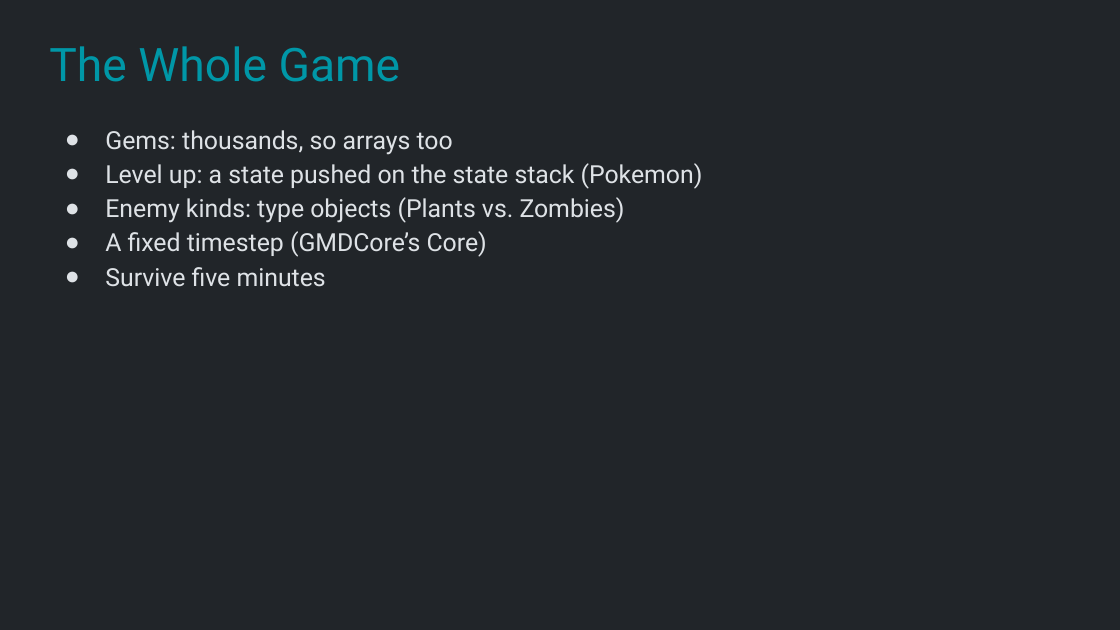
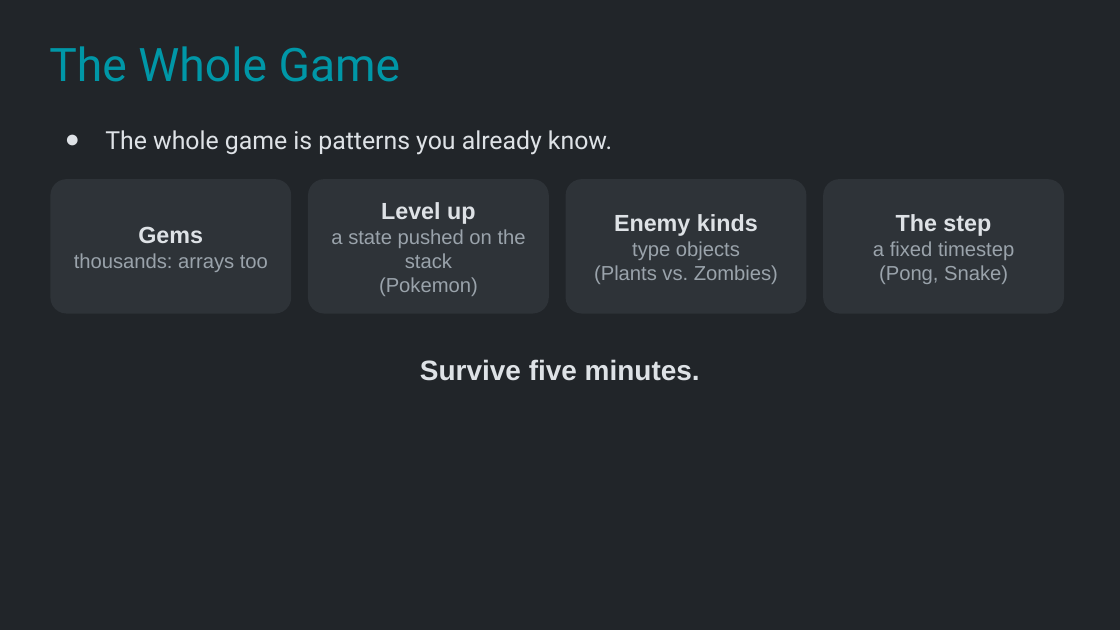
Before and after one commit to Metamate/gar, a slide deck: slide 21 of slides/12 Vampire Survivors.pptx. Drawn at 1120x630 pixels with LibreOffice and Linux fonts; fonts in the diff are those of the drawing. Boxes give left, top, right and bottom in pixels: in the first picture for what was removed or moved away, otherwise in the second. Text is boxed around its words. In the diff, an @@ line names an element or a change of style, - is before the commit and + after.

```diff
--- a/slides/12 Vampire Survivors.pptx
+++ b/slides/12 Vampire Survivors.pptx
@@ text at bbox=[105, 130, 612, 155]: text changed @@
-● Gems: thousands, so arrays too
-● Level up: a state pushed on the state stack (Pokemon)
-● Enemy kinds: type objects (Plants vs. Zombies)
-● A fixed timestep (GMDCore’s Core)
-● Survive five minutes
+● The whole game is patterns you already know.
@@ rounded rectangle added at bbox=[50, 179, 291, 314], fill #2E3338, 13 pt, text #9AA3AB @@
+Gems
+thousands: arrays too
@@ rounded rectangle added at bbox=[308, 179, 549, 314], fill #2E3338, 13 pt, text #9AA3AB @@
+Level up
+a state pushed on the stack
+(Pokemon)
@@ rounded rectangle added at bbox=[566, 179, 806, 314], fill #2E3338, 13 pt, text #9AA3AB @@
+Enemy kinds
+type objects
+(Plants vs. Zombies)
@@ rounded rectangle added at bbox=[823, 179, 1064, 314], fill #2E3338, 13 pt, text #9AA3AB @@
+The step
+a fixed timestep
+(Pong, Snake)
@@ text added at bbox=[420, 359, 700, 381], 18 pt, text #DEE2E6, bold @@
+Survive five minutes.
```
Also in this commit, not shown: 8 other slides changed, 1 slide added, 1 other file.
